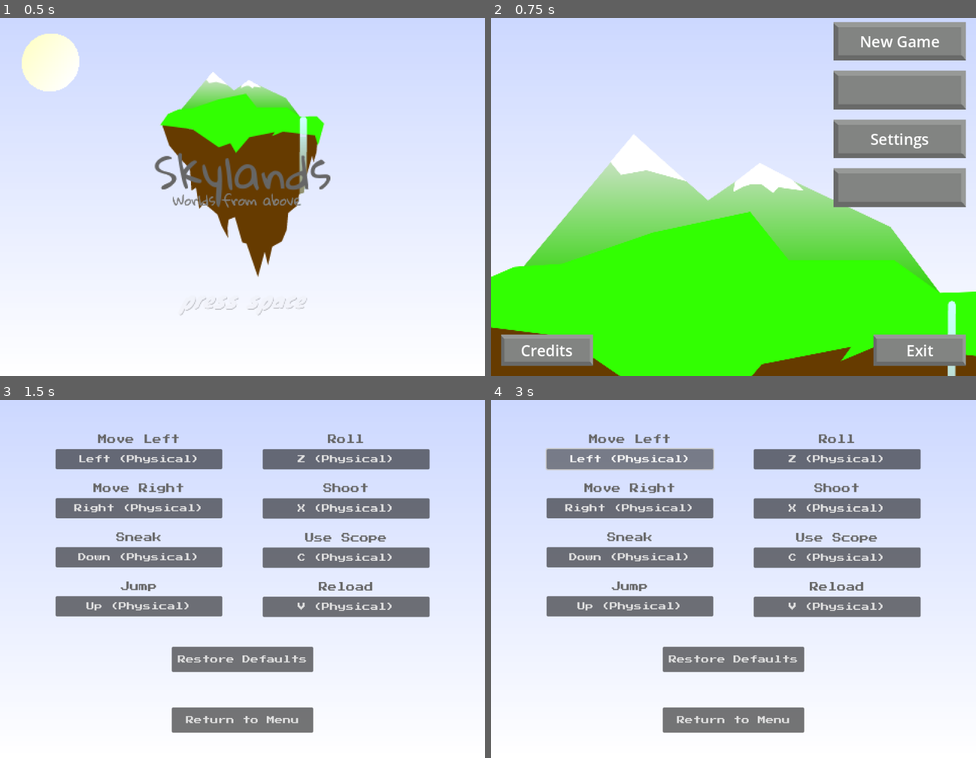
Above: before the commit, frames 1-4 (two rows, left to right).
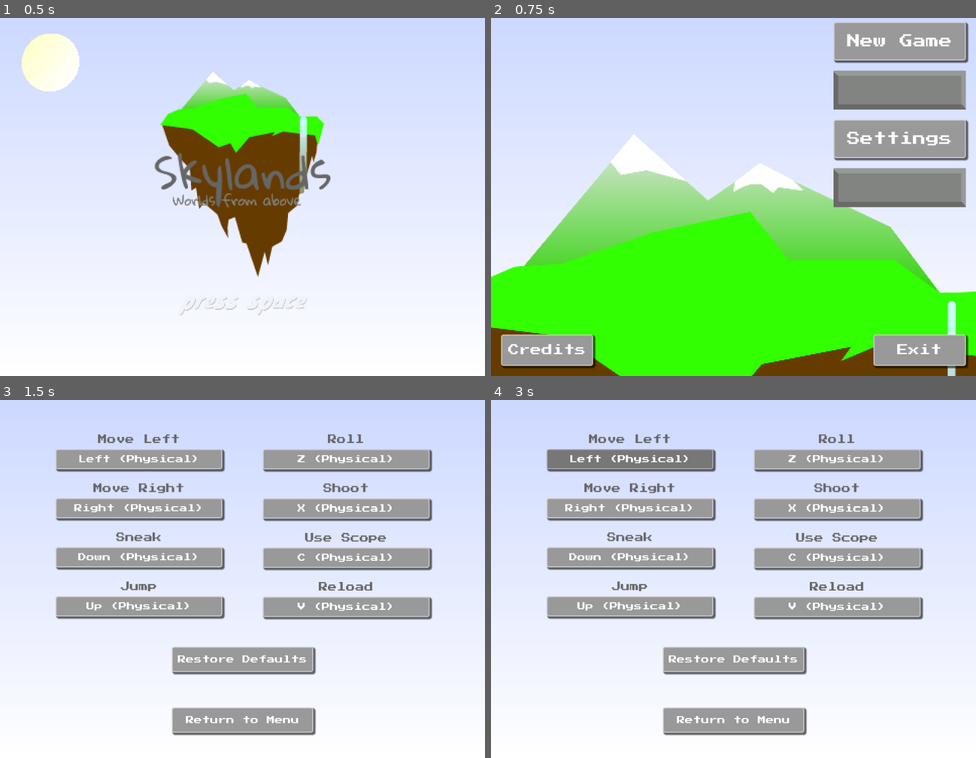
Above: after the commit, the same moments.

Repository: HMI-Studios/Skylands-WFA
Game: Godot game, scene res://ui/Intro.tscn
The game is run twice, just before and just after one commit, with the same random seed, the same clock (stepped at 60 frames per second) and the same inputs. Sound files missing from this copy of the repository are replaced by a short silence.
Inputs (mouse positions are in pixels of both pictures, inside the frame that each line leads up to):
- Up to frame 1 (0.5 s): no input
- Up to frame 2 (0.75 s): move the mouse to (840, 175) at 0.52 s; hold Right (move_right) from 0.53 s (still down); hold Space (space) from 0.53 s (still down); click (840, 175) at 0.67 s
- Up to frame 3 (1.5 s): tap Up (jump) at 0.77 s; release Right (move_right) at 1.25 s; release Space (space) at 1.25 s; click "Settings" at 1.25 s
- Up to frame 4 (3 s): click "Left (Physical)" at 2 s; click "<Press Key>" at 2.75 s

Frame 1 is identical in both runs. In frame 2, 4.1% of the frame differs, in the area x 2-99%, y 1-98%; in frame 3, 23%, in the area x 11-90%, y 13-94%; in frame 4, 21%.

Commit message:
update button styles

Diff:
--- a/project/scripts/ControlAssignBtn.gd
+++ b/project/scripts/ControlAssignBtn.gd
@@ -3,8 +3,6 @@
 
 @export var action: String
 @export var title: String
-
-var button_pressed = false
 
 
 func _ready():
@@ -19,9 +17,8 @@
 
 
 func _on_btn_toggled(toggled_on):
-    button_pressed = toggled_on
-    set_process_unhandled_input(button_pressed)
-    if button_pressed:
+    set_process_unhandled_input($Btn.button_pressed)
+    if $Btn.button_pressed:
         $Btn.text = "<Press Key>"
         release_focus()
     else:
@@ -30,8 +27,9 @@
 
 
 func _unhandled_input(event):
-    if is_instance_of(event, InputEventKey) and event.pressed and button_pressed:
+    if is_instance_of(event, InputEventKey) and event.pressed and $Btn.button_pressed:
         InputMap.action_erase_events(action)
         InputMap.action_add_event(action, event)
-        button_pressed = false
         $Btn.text = InputMap.action_get_events(action)[0].as_text()
+        if not (event.keycode == 32 or event.keycode == 4194309):
+            $Btn.button_pressed = false
--- a/project/ui/ButtonTheme.tres
+++ b/project/ui/ButtonTheme.tres
@@ -1,6 +1,67 @@
-[gd_resource type="Theme" load_steps=2 format=3 uid="uid://bncx8ccsmusd0"]
+[gd_resource type="Theme" load_steps=6 format=3 uid="uid://bncx8ccsmusd0"]
 
 [ext_resource type="FontFile" uid="uid://bvkcwtbd2ly5q" path="res://assets/PressStart2P-Regular.ttf" id="1_mcq5y"]
 
+[sub_resource type="StyleBoxEmpty" id="StyleBoxEmpty_phtu1"]
+
+[sub_resource type="StyleBoxFlat" id="StyleBoxFlat_8cfg7"]
+bg_color = Color(0.466667, 0.466667, 0.466667, 1)
+border_width_left = 2
+border_width_top = 2
+border_width_right = 2
+border_width_bottom = 2
+border_color = Color(0.666667, 0.666667, 0.666667, 1)
+corner_radius_top_left = 4
+corner_radius_top_right = 4
+corner_radius_bottom_right = 4
+corner_radius_bottom_left = 4
+shadow_size = 3
+shadow_offset = Vector2(3, 3)
+
+[sub_resource type="StyleBoxFlat" id="StyleBoxFlat_bjiv0"]
+border_width_left = 2
+border_width_top = 2
+border_width_right = 2
+border_width_bottom = 2
+corner_radius_top_left = 4
+corner_radius_top_right = 4
+corner_radius_bottom_right = 4
+corner_radius_bottom_left = 4
+shadow_size = 3
+shadow_offset = Vector2(3, 3)
+
+[sub_resource type="StyleBoxFlat" id="StyleBoxFlat_lc73r"]
+bg_color = Color(0.4, 0.4, 0.4, 1)
+border_width_left = 2
+border_width_top = 2
+border_width_right = 2
+border_width_bottom = 2
+border_color = Color(0.6, 0.6, 0.6, 1)
+corner_radius_top_left = 4
+corner_radius_top_right = 4
+corner_radius_bottom_right = 4
+corner_radius_bottom_left = 4
+
 [resource]
 default_font = ExtResource("1_mcq5y")
+Button/colors/font_color = Color(0.996078, 0.996078, 0.996078, 1)
+Button/colors/font_disabled_color = Color(0.392157, 0.392157, 0.392157, 1)
+Button/colors/font_focus_color = Color(0.996078, 0.996078, 0.996078, 1)
+Button/colors/font_hover_color = Color(0.996078, 0.996078, 0.996078, 1)
+Button/colors/font_pressed_color = Color(0.996078, 0.996078, 0.996078, 1)
+Button/colors/icon_disabled_color = Color(0, 0, 0, 1)
+Button/colors/icon_focus_color = Color(0, 0, 0, 1)
+Button/colors/icon_hover_color = Color(0, 0, 0, 1)
+Button/colors/icon_hover_pressed_color = Color(0, 0, 0, 1)
+Button/colors/icon_normal_color = Color(0, 0, 0, 1)
+Button/colors/icon_pressed_color = Color(0, 0, 0, 1)
+Button/constants/h_separation = 0
+Button/constants/icon_max_width = 0
+Button/constants/outline_size = 0
+Button/font_sizes/font_size = 16
+Button/fonts/font = ExtResource("1_mcq5y")
+Button/styles/disabled = null
+Button/styles/focus = SubResource("StyleBoxEmpty_phtu1")
+Button/styles/hover = SubResource("StyleBoxFlat_8cfg7")
+Button/styles/normal = SubResource("StyleBoxFlat_bjiv0")
+Button/styles/pressed = SubResource("StyleBoxFlat_lc73r")
--- a/project/ui/PlayMenu.tscn
+++ b/project/ui/PlayMenu.tscn
@@ -2,10 +2,8 @@
 
 [ext_resource type="Script" path="res://scripts/PlayMenu.gd" id="1_qkxw6"]
 [ext_resource type="Texture2D" uid="uid://dwx5qqqmj43qs" path="res://assets/menu/play_menu.png" id="2_cretc"]
+[ext_resource type="Theme" uid="uid://bncx8ccsmusd0" path="res://ui/ButtonTheme.tres" id="3_n8o1x"]
 [ext_resource type="Texture2D" uid="uid://cmmfy86r88xr6" path="res://assets/menu/button1.png" id="3_tskqo"]
-
-[sub_resource type="LabelSettings" id="LabelSettings_nrbok"]
-font_size = 30
 
 [node name="Play Menu" type="Control"]
 layout_mode = 3
@@ -61,23 +59,12 @@
 size_flags_stretch_ratio = 2.0
 theme_override_constants/separation = 20
 
-[node name="New Game" type="TextureButton" parent="MarginContainer/VBoxContainer/HBoxContainer2/VBoxContainer"]
+[node name="New Game" type="Button" parent="MarginContainer/VBoxContainer/HBoxContainer2/VBoxContainer"]
 layout_mode = 2
 size_flags_vertical = 3
-texture_normal = ExtResource("3_tskqo")
-stretch_mode = 0
-
-[node name="Label" type="Label" parent="MarginContainer/VBoxContainer/HBoxContainer2/VBoxContainer/New Game"]
-layout_mode = 1
-anchors_preset = 15
-anchor_right = 1.0
-anchor_bottom = 1.0
-grow_horizontal = 2
-grow_vertical = 2
+theme = ExtResource("3_n8o1x")
+theme_override_font_sizes/font_size = 26
 text = "New Game"
-label_settings = SubResource("LabelSettings_nrbok")
-horizontal_alignment = 1
-vertical_alignment = 1
 
 [node name="TextureButton2" type="TextureButton" parent="MarginContainer/VBoxContainer/HBoxContainer2/VBoxContainer"]
 layout_mode = 2
@@ -85,24 +72,12 @@
 texture_normal = ExtResource("3_tskqo")
 stretch_mode = 0
 
-[node name="Settings" type="TextureButton" parent="MarginContainer/VBoxContainer/HBoxContainer2/VBoxContainer"]
+[node name="Settings" type="Button" parent="MarginContainer/VBoxContainer/HBoxContainer2/VBoxContainer"]
 layout_mode = 2
 size_flags_vertical = 3
-texture_normal = ExtResource("3_tskqo")
-stretch_mode = 0
-
-[node name="Label" type="Label" parent="MarginContainer/VBoxContainer/HBoxContainer2/VBoxContainer/Settings"]
-layout_mode = 1
-anchors_preset = 15
-anchor_right = 1.0
-anchor_bottom = 1.0
-grow_horizontal = 2
-grow_vertical = 2
-text = "Settings
-"
-label_settings = SubResource("LabelSettings_nrbok")
-horizontal_alignment = 1
-vertical_alignment = 1
+theme = ExtResource("3_n8o1x")
+theme_override_font_sizes/font_size = 26
+text = "Settings"
 
 [node name="TextureButton4" type="TextureButton" parent="MarginContainer/VBoxContainer/HBoxContainer2/VBoxContainer"]
 layout_mode = 2
@@ -120,48 +95,26 @@
 size_flags_vertical = 3
 alignment = 1
 
-[node name="Credits" type="TextureButton" parent="MarginContainer/VBoxContainer/HBoxContainer"]
+[node name="Credits" type="Button" parent="MarginContainer/VBoxContainer/HBoxContainer"]
 layout_mode = 2
 size_flags_horizontal = 3
-action_mode = 0
-texture_normal = ExtResource("3_tskqo")
-stretch_mode = 0
-
-[node name="Label" type="Label" parent="MarginContainer/VBoxContainer/HBoxContainer/Credits"]
-layout_mode = 1
-anchors_preset = 15
-anchor_right = 1.0
-anchor_bottom = 1.0
-grow_horizontal = 2
-grow_vertical = 2
-text = "Credits"
-label_settings = SubResource("LabelSettings_nrbok")
-horizontal_alignment = 1
-vertical_alignment = 1
+theme = ExtResource("3_n8o1x")
+theme_override_font_sizes/font_size = 22
+text = "Credits
+"
 
 [node name="Control" type="Control" parent="MarginContainer/VBoxContainer/HBoxContainer"]
 layout_mode = 2
 size_flags_horizontal = 3
 size_flags_stretch_ratio = 3.0
 
-[node name="Exit" type="TextureButton" parent="MarginContainer/VBoxContainer/HBoxContainer"]
+[node name="Exit" type="Button" parent="MarginContainer/VBoxContainer/HBoxContainer"]
 layout_mode = 2
 size_flags_horizontal = 3
-action_mode = 0
-texture_normal = ExtResource("3_tskqo")
-stretch_mode = 0
-
-[node name="Label" type="Label" parent="MarginContainer/VBoxContainer/HBoxContainer/Exit"]
-layout_mode = 1
-anchors_preset = 15
-anchor_right = 1.0
-anchor_bottom = 1.0
-grow_horizontal = 2
-grow_vertical = 2
-text = "Exit"
-label_settings = SubResource("LabelSettings_nrbok")
-horizontal_alignment = 1
-vertical_alignment = 1
+theme = ExtResource("3_n8o1x")
+theme_override_font_sizes/font_size = 22
+text = "Exit
+"
 
 [connection signal="pressed" from="MarginContainer/VBoxContainer/HBoxContainer2/VBoxContainer/New Game" to="." method="_on_new_game_pressed"]
 [connection signal="pressed" from="MarginContainer/VBoxContainer/HBoxContainer2/VBoxContainer/Settings" to="." method="_on_settings_pressed"]
